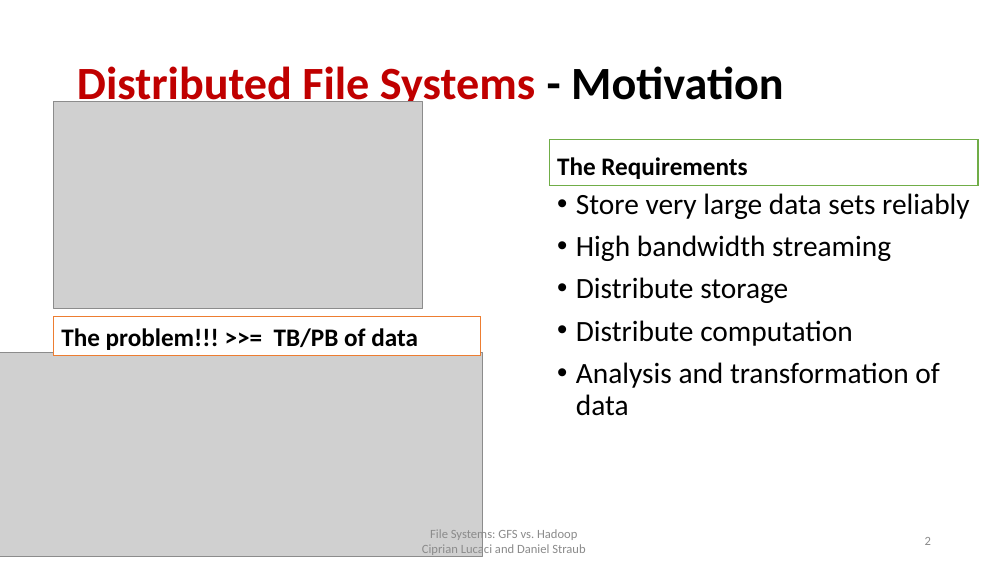
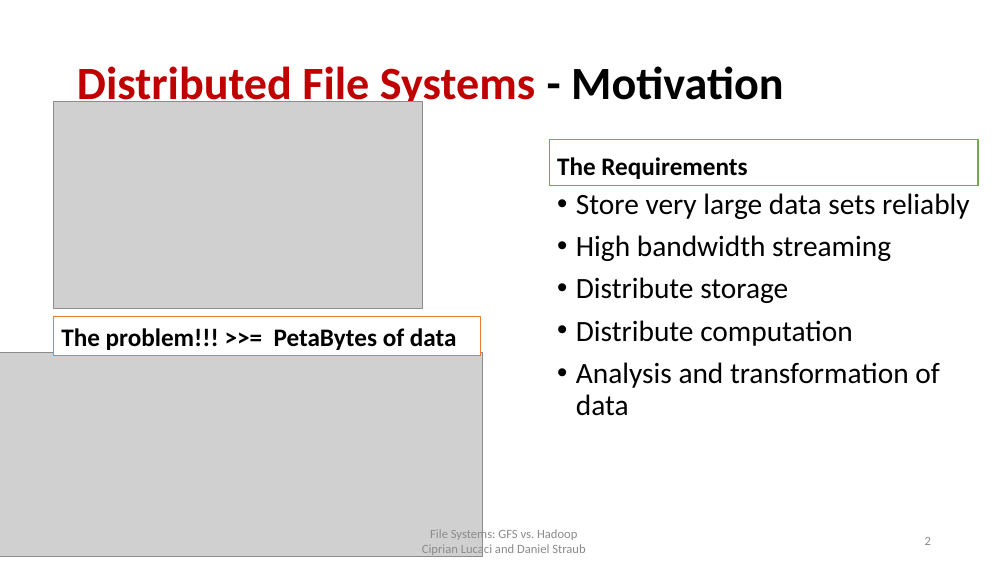
Before and after one commit to cipri7329/ss15-seminar, a slide deck: slide 2 of Presentation/DistributedFileSystems_Lucaci_Straub.pptx. Drawn at 1008x567 pixels with LibreOffice and Linux fonts; fonts in the diff are those of the drawing; grey boxes stand for pictures; background and template pictures are left out. Boxes give left, top, right and bottom in pixels: in the first picture for what was removed or moved away, otherwise in the second. Text is boxed around its words. In the diff, an @@ line names an element or a change of style, - is before the commit and + after.

Commit message:
final presentation

```diff
--- a/Presentation/DistributedFileSystems_Lucaci_Straub.pptx
+++ b/Presentation/DistributedFileSystems_Lucaci_Straub.pptx
@@ text at [61,328,457,350]: text changed @@
-The problem!!! >>= TB/PB of data
+The problem!!! >>= PetaBytes of data
```
Also in this commit, not shown: 1 other slide changed.
